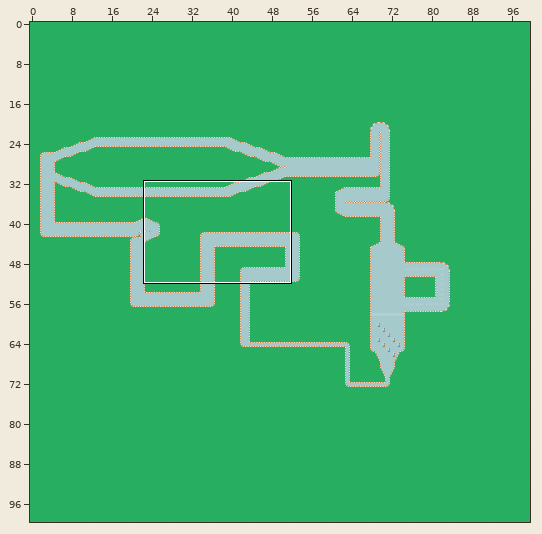
A Tiled map gets an edit: Assets/tilemaps/mymap.tmx. Above, an overview of the earlier version with the close-up marked.
Close-up. As it was:
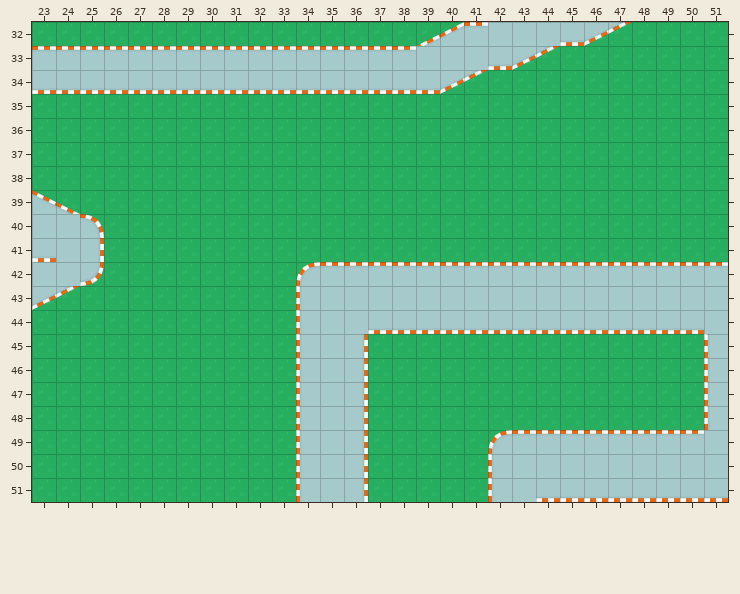
Cells are 128x128 px. Shown: x 23..51, y 32..51. The commit also changed other parts of the map, which this record leaves out.
New version:
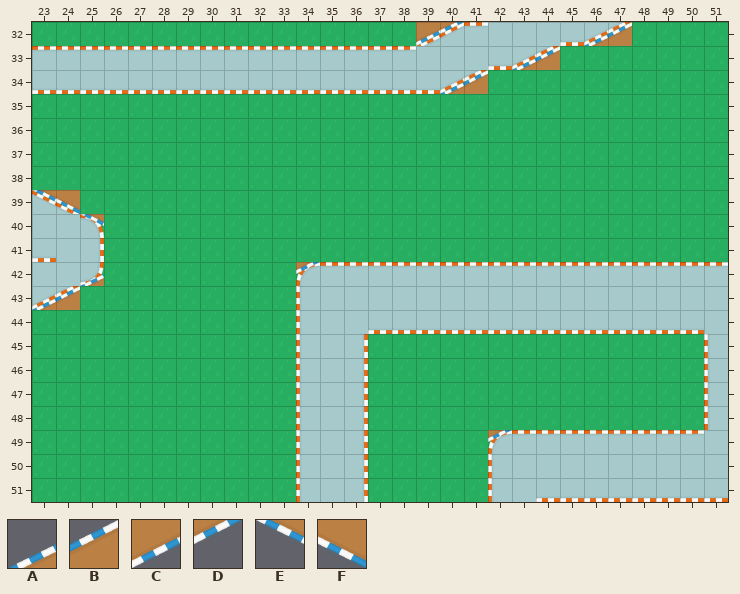
Key: from "tiles": A 131 "road_dirt14", B 132 "road_dirt15", C 167 "road_dirt50", D 168 "road_dirt51", E 169 "road_dirt52", F 170 "road_dirt53".
_ is an empty cell.
Tiles of an added or newly shown layer are drawn over the layers below it.
The edit:
Layer "Walls" (added):
y 32: x 39..40 __ -> CD; x 46..47 __ -> AB
y 33: x 43..44 __ -> AB
y 34: x 40..41 __ -> AB
y 39: x 23..24 __ -> EF
y 40: x 25 _ -> E
y 42: x 25 _ -> A; x 34 _ -> D
y 43: x 23..24 __ -> AB
y 49: x 42 _ -> D
Boxes around the changes in both close-ups, in picture pixels (x1, y1, x2, y2):
added: (416, 22, 464, 46)
added: (584, 22, 632, 46)
added: (512, 46, 560, 70)
added: (440, 70, 488, 94)
added: (32, 190, 104, 226)
added: (32, 274, 104, 310)
added: (296, 262, 320, 274)
added: (488, 430, 512, 442)
